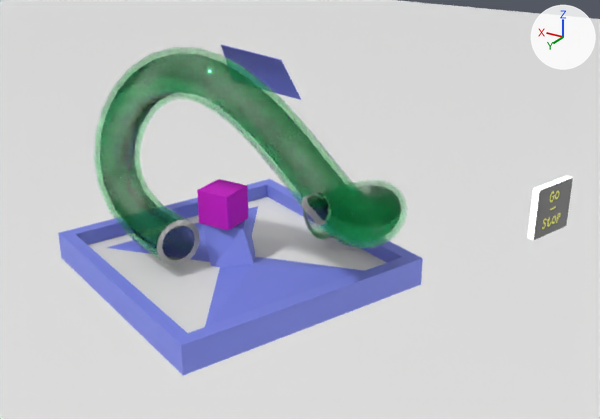
A saved change to the glTF model assets/maps/level_3.glb.
Before and after are seen from a camera (50 mm lens) standing at (-39.6, 51.8, 29.5) and looking at (-10.0, 2.4, 4.8). Every picture has the same lights, and +X, +Y and +Z are marked at upper right. The picture after the commit comes second. Where no turn or scale is listed for an object, it has been applied to the vertices. Vertices at exactly the same position are counted once.

Script lines for the objects in view, before the commit:
```python
me_basex = bpy.data.meshes.new('BaseX')
me_basex.from_pydata(...)  # 29 vertices, 54 faces; spans x -14.7..14.7, y -14.7..14.7, z -1.2..3.0
me_basex.materials.append(mat_material)  # blue #7a86e7
me_cube_002 = bpy.data.meshes.new('Cube.002')
me_cube_002.from_pydata(...)  # 8 vertices, 12 faces; spans x -13.8..13.8, y -13.8..13.8, z -0.4..0.4
me_cube_002.materials.append(mat_material_003)  # white #e7e7e7
me_nurbspath = bpy.data.meshes.new('NurbsPath')
me_nurbspath.from_pydata(...)  # 1338 vertices, 2760 faces; spans x 5.8..35.1, y -18.3..-3.0, z -2.6..15.3
# faces by material slot: [2576, 184]
me_nurbspath.materials.append(mat_material_002)  # green #33e784
me_nurbspath.materials.append(mat_material_003)  # white #e7e7e7
me_nurbspath_001 = bpy.data.meshes.new('NurbsPath.001')
me_nurbspath_001.from_pydata(...)  # 1338 vertices, 2760 faces; spans x 5.8..35.1, y -18.3..-3.0, z -2.6..15.3
# faces by material slot: [2576, 184]
me_nurbspath_001.materials.append(mat_material_002)  # green #33e784
me_nurbspath_001.materials.append(mat_material_003)  # white #e7e7e7
ob_base = bpy.data.objects.new('Base', me_basex)
ob_base.location = (-2.1, 0.0, -2.36)
ob_consumer = bpy.data.objects.new('Consumer', me_cube_002)
ob_consumer.location = (-2.09, 0.02, -2.83)
ob_gn_instance = bpy.data.objects.new('GN Instance', me_nurbspath_001)
ob_gn_instance.location = (-23.17, 9.35, 0.65)
ob_tube = bpy.data.objects.new('Tube', me_nurbspath)
ob_tube.location = (-23.17, 9.35, 0.65)
# also in view: 'Death' at (-77.1, 34.9, -198.7); 'Cube' at (-0.7, -0.5, 2.2); 'GeneratorSwitch.001' at (-31.7, 17.0, 15.0); 'Cube.001' at (-3.5, -2.5, 13.4)
```
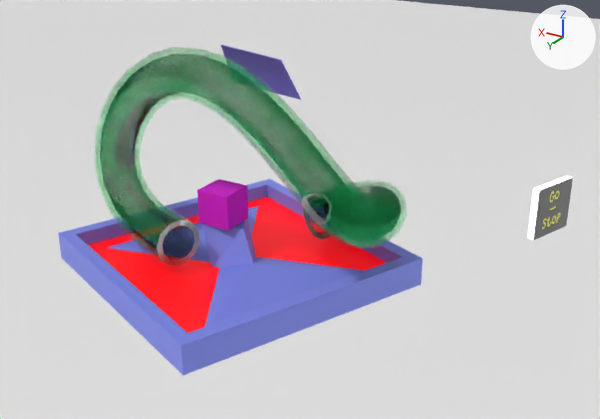
Changed parts and their boxes (x1, y1, x2, y2) in the pictures (600 x 419 px; the box of a moved part takes in the faces that stretch with it):
```json
{"object": "GN Instance", "change": "reshaped", "before": [94, 47, 391, 263], "after": [94, 47, 394, 262]}
{"object": "Tube", "change": "reshaped", "before": [97, 48, 408, 266], "after": [100, 48, 408, 266]}
{"object": "Consumer", "change": "recoloured", "before": [88, 197, 386, 333], "after": [88, 197, 386, 333], "on screen": "white to red"}
{"part": 2, "of": "me_nurbspath_001", "change": "moved or reshaped", "before": [94, 49, 388, 263], "after": [95, 48, 381, 262]}
```

Scene script edits in JSON lines:
```json
{"op": "add", "block": "mat_material_004", "code": ["mat_material_004 = principled_material('Material.004')", "mat_material_004.base_color = (0.8, 0.0, 0.00419)  # red #e7000d", "mat_material_004.emission_color = (0.5, 0.0, 0.00225)  # red #bc0007", "mat_material_004.emission_strength = 1.0"]}
{"block": "me_nurbspath", "where": "# used by ob_tube; location = (-23.17, 9.35, 0.65)"}
{"op": "remove", "block": "me_nurbspath", "code": "me_nurbspath.from_pydata(...)  # 1338 vertices, 2760 faces; spans x 5.8..35.1, y -18.3..-3.0, z -2.6..15.3"}
{"op": "add", "block": "me_nurbspath", "code": "me_nurbspath.from_pydata(...)  # 1036 vertices, 2150 faces; spans x 5.8..35.1, y -18.3..-3.0, z -2.7..15.4"}
{"block": "me_nurbspath", "change": "me_nurbspath part 1: 307 vertices moved from x 6.2..34.7, y -17.8..-3.0, z -2.4..15.3 to x 6.1..34.8, y -17.9..-3.0, z -2.4..15.4; 676 vertices removed from x 5.8..35.1, y -18.3..-3.1, z -2.6..15.3; 374 vertices added at x 5.8..35.1, y -18.3..-3.4, z -2.7..15.1"}
{"block": "me_nurbspath_001", "where": "# used by ob_gn_instance; location = (-23.17, 9.35, 0.65)"}
{"op": "remove", "block": "me_nurbspath_001", "code": "me_nurbspath_001.from_pydata(...)  # 1338 vertices, 2760 faces; spans x 5.8..35.1, y -18.3..-3.0, z -2.6..15.3"}
{"op": "add", "block": "me_nurbspath_001", "code": "me_nurbspath_001.from_pydata(...)  # 1036 vertices, 2150 faces; spans x 5.8..35.1, y -18.3..-3.0, z -2.7..15.4"}
{"block": "me_nurbspath_001", "change": "me_nurbspath_001 part 2: 307 vertices moved from x 6.2..34.7, y -17.8..-3.0, z -2.4..15.3 to x 6.1..34.8, y -17.9..-3.0, z -2.4..15.4; 676 vertices removed from x 5.8..35.1, y -18.3..-3.1, z -2.6..15.3; 374 vertices added at x 5.8..35.1, y -18.3..-3.4, z -2.7..15.1"}
{"block": "me_cube_002", "where": "me_cube_002.from_pydata(...)  # 8 vertices, 12 faces; spans x -13.8..13.8, y -13.8..13.8, z -0.4..0.4"}
{"op": "remove", "block": "me_cube_002", "code": "me_cube_002.materials.append(mat_material_003)  # white #e7e7e7"}
{"op": "add", "block": "me_cube_002", "code": "me_cube_002.materials.append(mat_material_004)  # red #e7000d, glowing red #bc0007"}
```
